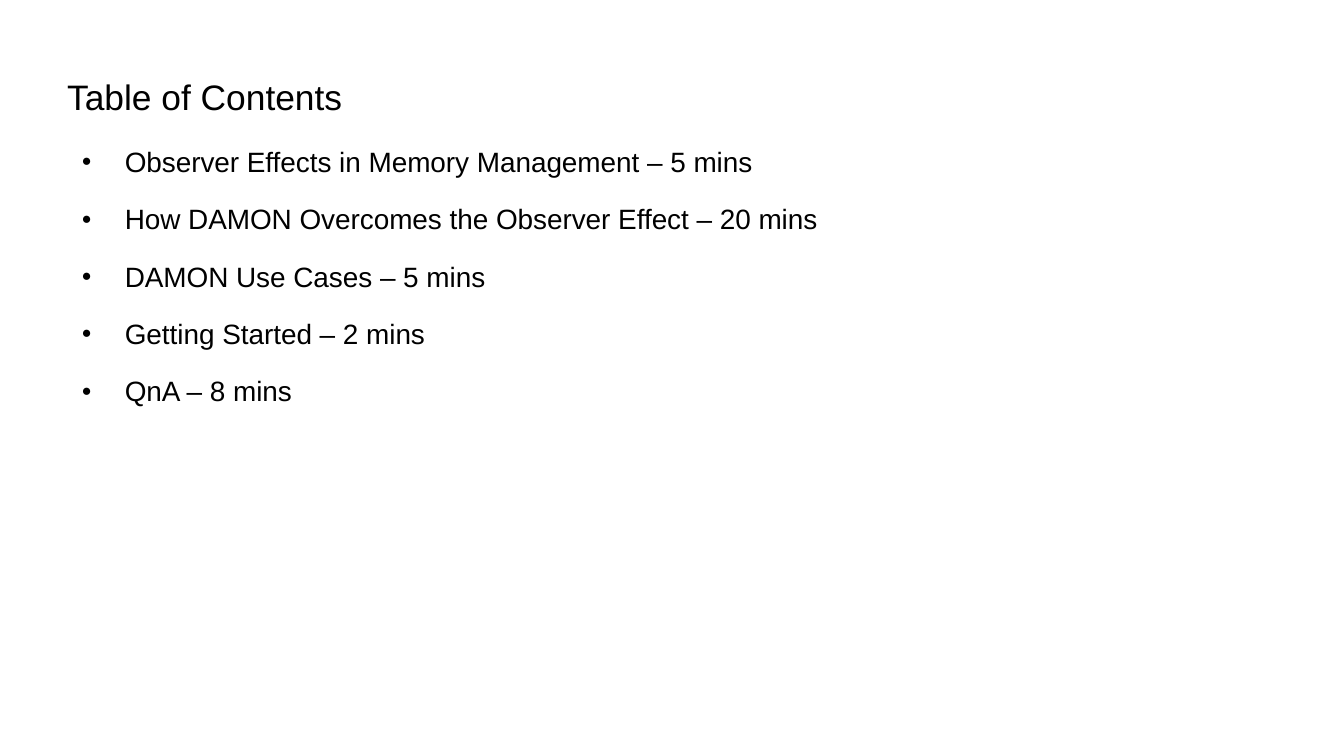
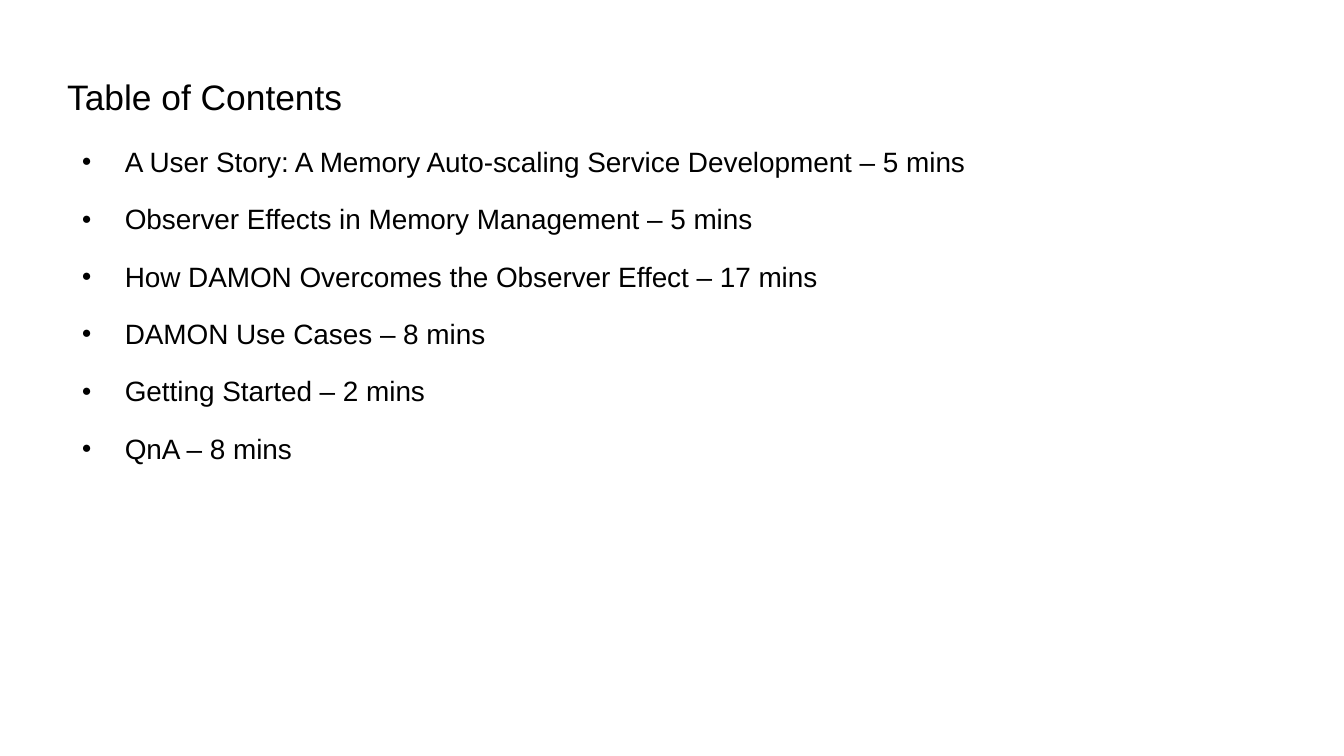
Before and after one commit to damonitor/talks, a slide deck: slide 2 of 2025/kernel_recipes/damon_kernel_recipes2025.odp. Drawn at 1344x756 pixels with LibreOffice and Linux fonts; fonts in the diff are those of the drawing. Boxes give left, top, right and bottom in pixels: in the first picture for what was removed or moved away, otherwise in the second. Text is boxed around its words. In the diff, an @@ line names an element or a change of style, - is before the commit and + after.

```diff
--- a/2025/kernel_recipes/damon_kernel_recipes2025.odp
+++ b/2025/kernel_recipes/damon_kernel_recipes2025.odp
@@ text at <box>125,151,965,177</box>: paragraph added @@
+● A User Story: A Memory Auto-scaling Service Development – 5 mins
@@ text at <box>125,266,818,345</box>: text changed @@
-● How DAMON Overcomes the Observer Effect – 20 mins
-● DAMON Use Cases – 5 mins
+● How DAMON Overcomes the Observer Effect – 17 mins
+● DAMON Use Cases – 8 mins
```
Also in this commit, not shown: 15 other slides changed, 15 slides added, 1 slide removed, 1 other file.
